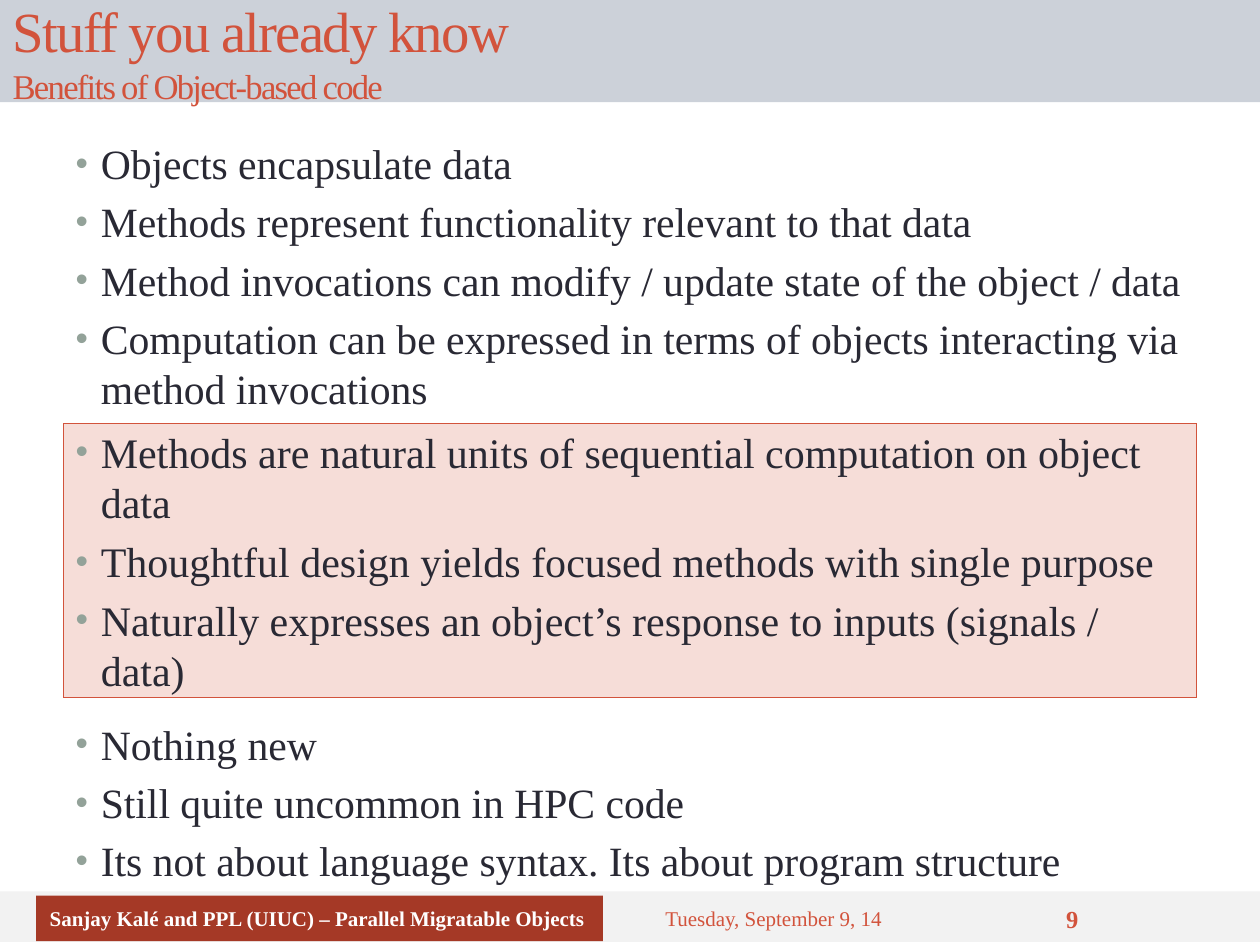
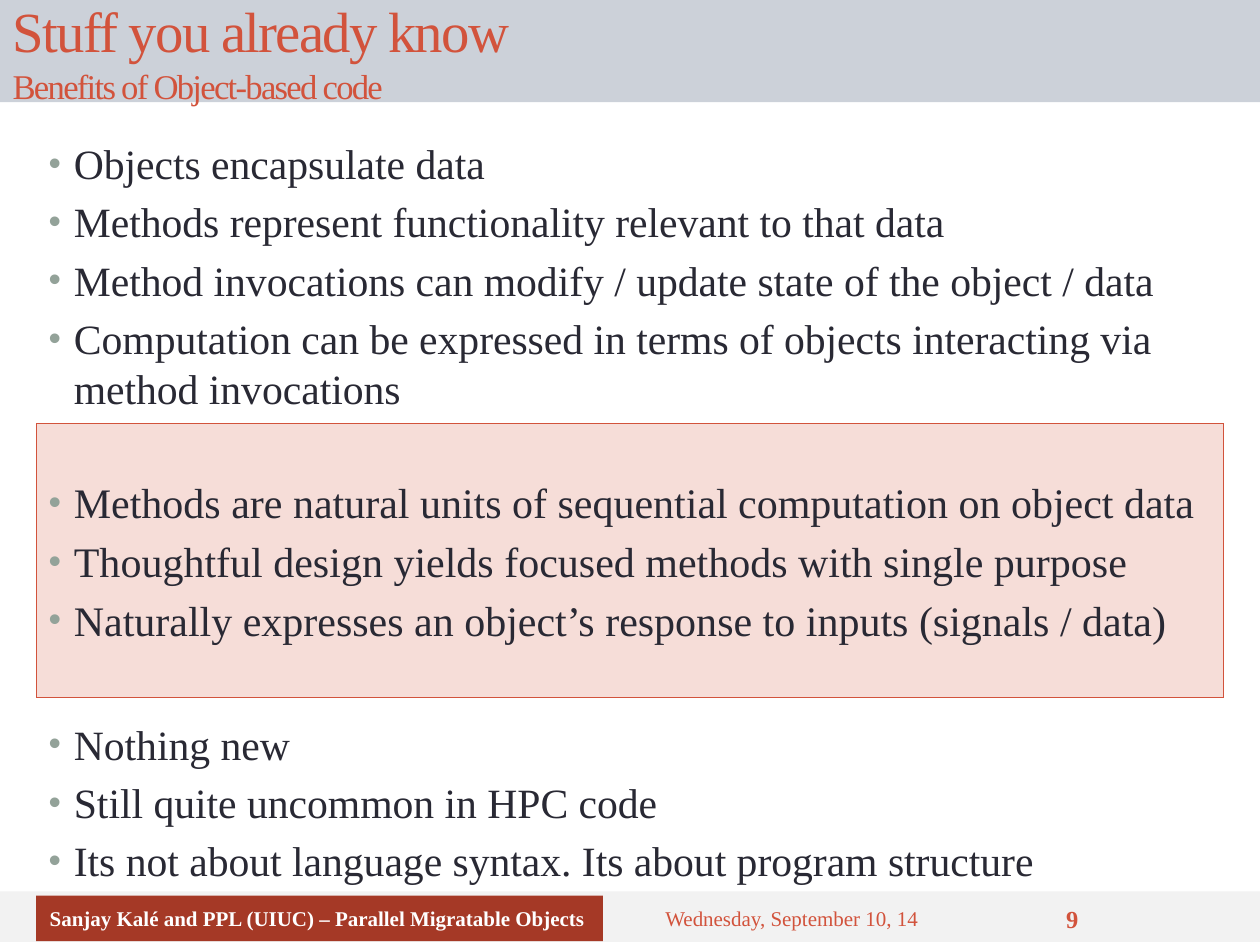
Before and after one commit to UIUC-PPL/charm_tutorial, a slide deck: slide 9 of tutorial-01-intro.pptx. Drawn at 1260x945 pixels with LibreOffice and Linux fonts; fonts in the diff are those of the drawing. Boxes give left, top, right and bottom in pixels: in the first picture for what was removed or moved away, otherwise in the second. Text is boxed around its words. In the diff, an @@ line names an element or a change of style, - is before the commit and + after.

```diff
--- a/tutorial-01-intro.pptx
+++ b/tutorial-01-intro.pptx
@@ text "Objects encapsulate data": place and size @@
-text "Objects encapsulate data" at bbox=[101, 150, 1180, 405]
+text "Objects encapsulate data" at bbox=[74, 150, 1153, 405]
@@ text "Methods are natural units of ...": place and size @@
-text "Methods are natural units of ..." at bbox=[63, 423, 1197, 697]
+text "Methods are natural units of ..." at bbox=[37, 423, 1223, 697]
@@ text "Nothing new": place and size @@
-text "Nothing new" at bbox=[101, 731, 1060, 885]
+text "Nothing new" at bbox=[74, 731, 1033, 885]
@@ text at bbox=[665, 911, 918, 931]: text changed @@
-Tuesday, September 9, 14
+Wednesday, September 10, 14
```
Also in this commit, not shown: 16 other slides changed.
